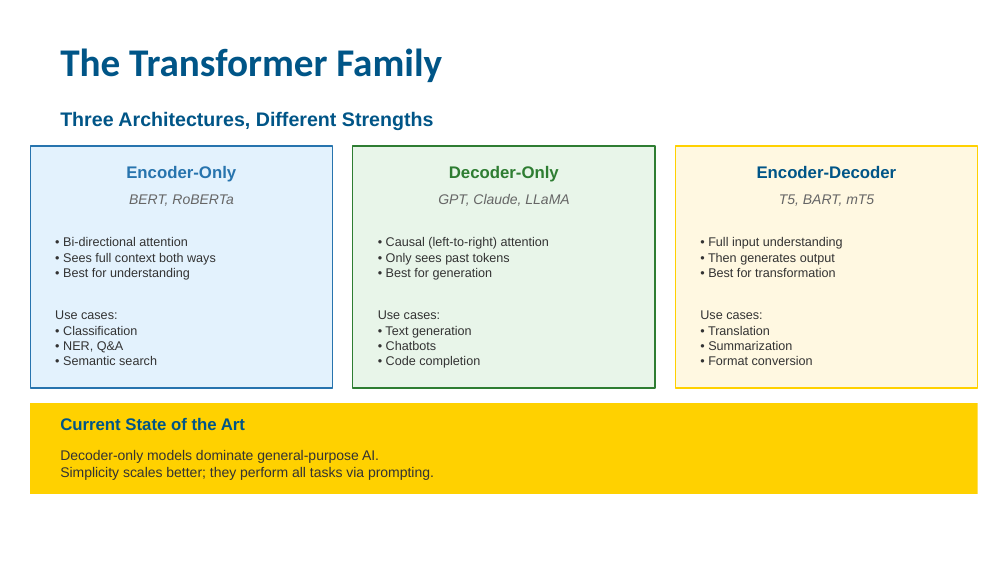
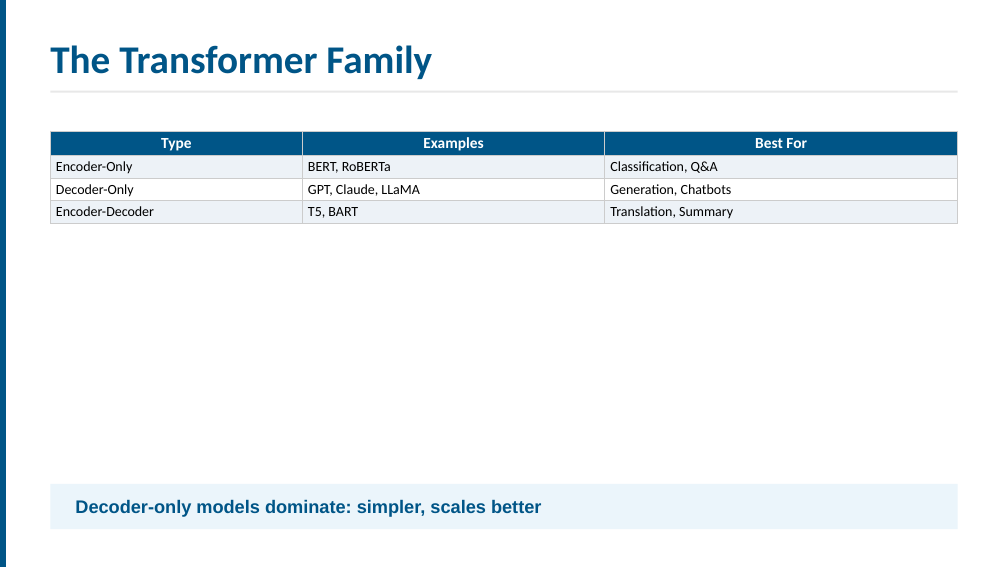
Before and after one commit to ucla-anderson-SSAI/SSAI, a slide deck: slide 15 of Slides/Week7.pptx (slide 20 before the commit). Drawn at 1008x567 pixels with LibreOffice and Linux fonts; fonts in the diff are those of the drawing. Boxes give left, top, right and bottom in pixels: in the first picture for what was removed or moved away, otherwise in the second. Text is boxed around its words. In the diff, an @@ line names an element or a change of style, - is before the commit and + after.

```diff
--- a/Slides/Week7.pptx
+++ b/Slides/Week7.pptx
@@ rectangle added at (x1=0, y1=0, x2=6, y2=566), fill #005587 @@
@@ text "The Transformer Family" moved from (x1=60, y1=48, x2=442, y2=82) to (x1=50, y1=45, x2=432, y2=79) @@
@@ rectangle added at (x1=50, y1=91, x2=958, y2=93), fill #E8E8E8 @@
@@ text removed at (x1=60, y1=111, x2=434, y2=130) @@
-Three Architectures, Different Strengths
@@ rectangle removed at (x1=30, y1=146, x2=333, y2=388) @@
@@ table added at (x1=50, y1=131, x2=958, y2=232), 4 rows, 3 columns @@
+Type | Examples | Best For
+Encoder-Only | BERT, RoBERTa | Classification, Q&A
+Decoder-Only | GPT, Claude, LLaMA | Generation, Chatbots
+Encoder-Decoder | T5, BART | Translation, Summary
@@ rectangle removed at (x1=353, y1=146, x2=655, y2=388) @@
@@ rectangle removed at (x1=675, y1=146, x2=978, y2=388) @@
@@ text removed at (x1=126, y1=166, x2=236, y2=182) @@
-Encoder-Only
@@ text removed at (x1=449, y1=166, x2=559, y2=182) @@
-Decoder-Only
@@ text removed at (x1=757, y1=166, x2=897, y2=178) @@
-Encoder-Decoder
@@ text removed at (x1=129, y1=194, x2=233, y2=206) @@
-BERT, RoBERTa
@@ text removed at (x1=438, y1=194, x2=569, y2=206) @@
-GPT, Claude, LLaMA
@@ text removed at (x1=779, y1=194, x2=874, y2=206) @@
-T5, BART, mT5
@@ text removed at (x1=63, y1=237, x2=216, y2=280) @@
-• Bi-directional attention
-• Sees full context both ways
-• Best for understanding
@@ text removed at (x1=386, y1=237, x2=549, y2=280) @@
-• Causal (left-to-right) attention
-• Only sees past tokens
-• Best for generation
@@ text removed at (x1=708, y1=237, x2=843, y2=277) @@
-• Full input understanding
-• Then generates output
-• Best for transformation
@@ text removed at (x1=55, y1=310, x2=157, y2=365) @@
-Use cases:
-• Classification
-• NER, Q&A
-• Semantic search
@@ text removed at (x1=378, y1=310, x2=480, y2=368) @@
-Use cases:
-• Text generation
-• Chatbots
-• Code completion
@@ text removed at (x1=700, y1=310, x2=813, y2=365) @@
-Use cases:
-• Translation
-• Summarization
-• Format conversion
@@ text removed at (x1=60, y1=418, x2=245, y2=430) @@
-Current State of the Art
@@ rectangle resized from (x1=30, y1=403, x2=978, y2=494) to (x1=50, y1=484, x2=958, y2=529) @@
@@ rectangle at (x1=50, y1=484, x2=958, y2=529): fill #FFD100 to #EBF5FB @@
@@ text at (x1=75, y1=499, x2=541, y2=517): text changed; size 10 to 13 pt; text colour #333333 to #005587; bold on @@
-Decoder-only models dominate general-purpose AI.
-Simplicity scales better; they perform all tasks via prompting.
+Decoder-only models dominate: simpler, scales better
```
Also in this commit, not shown: 6 other slides changed, 17 slides added, 20 slides removed, 27 other files.
